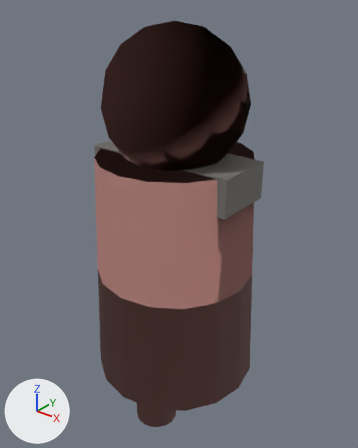
The glTF model apps/editor/assets/templates/shooter/model.monster.glb as it was, and as the next commit left it.
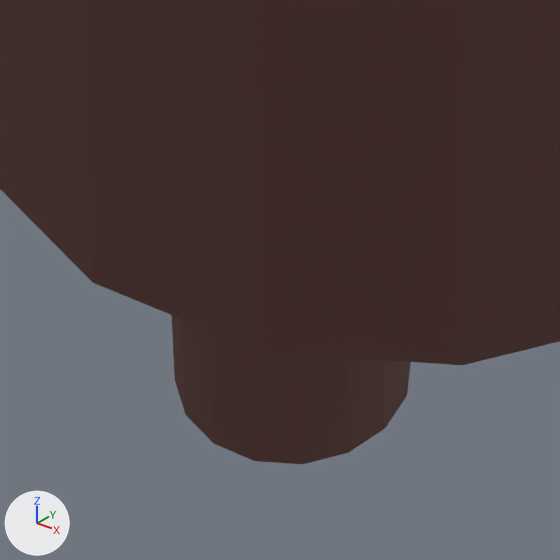
There are two pictures of each version: one whole from a 50 mm lens placed at (1.13, -1.389, 0.702), pointed at (-0.011, 0.038, -0.183), one close up on the part from 30% to 56% of the width and 78% to 99% of the height. The axes (+X, +Y, +Z) are drawn at lower left. The lights are the same throughout. The older version's two pictures come first. Vertices at exactly the same position are counted once.

Objects in the first close-up: 'monster'.
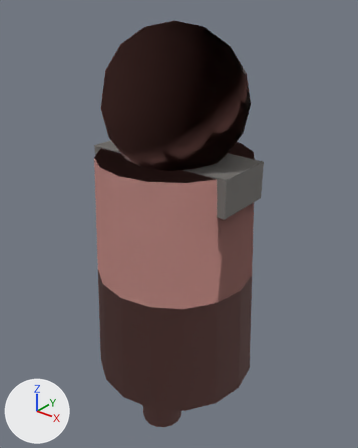
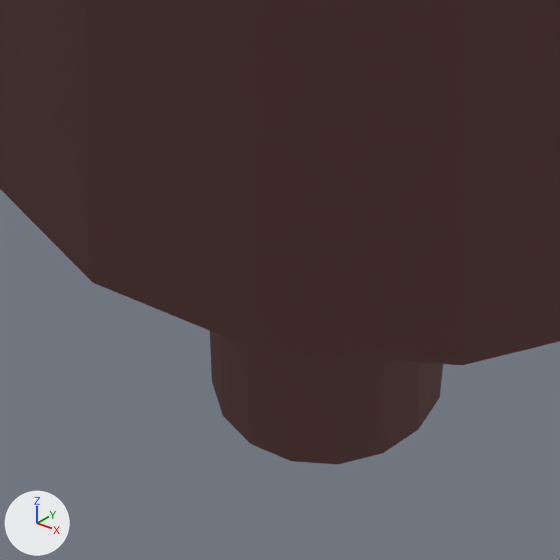
The newer file is also turned or shifted as a whole; pictures and numbers use the older file's frame.

What differs and where, as boxes [x1, y1, x2, y2] in the close-ups (560 x 560 px; the box of a moved part takes in the faces that stretch with it):
part 1 of me_monster, moved or reshaped: before [172, 315, 411, 464]; after [210, 331, 443, 464]

The change, as a list of edits to the scene's bpy script:
```text
Change me_monster:
    used by ob_monster; location = (0.0, 0.0, 0.0)
    remove me_monster.from_pydata(...)  # 330 vertices, 636 faces; spans x -0.34..0.34, y -0.34..0.34, z -1.07..0.59
    add me_monster.from_pydata(...)  # 330 vertices, 636 faces; spans x -0.34..0.34, y -0.34..0.34, z -1.1..0.59
    me_monster part 1: the loose piece of 32 vertices spanning x -0.09..0.09, y -0.23..-0.05, z -1.07..-0.57 is scaled about its middle by (1, 1, 1.1), then moved by (0.0, 0.04, -0.01)
```
